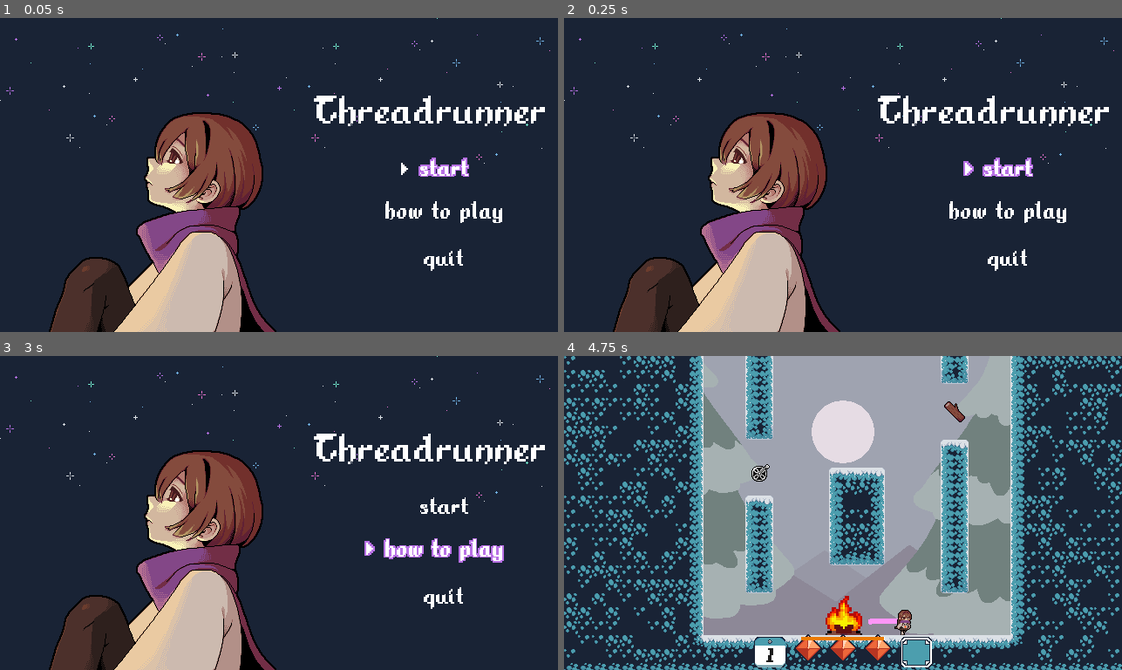
Above: before the commit, frames 1-4 (two rows, left to right).
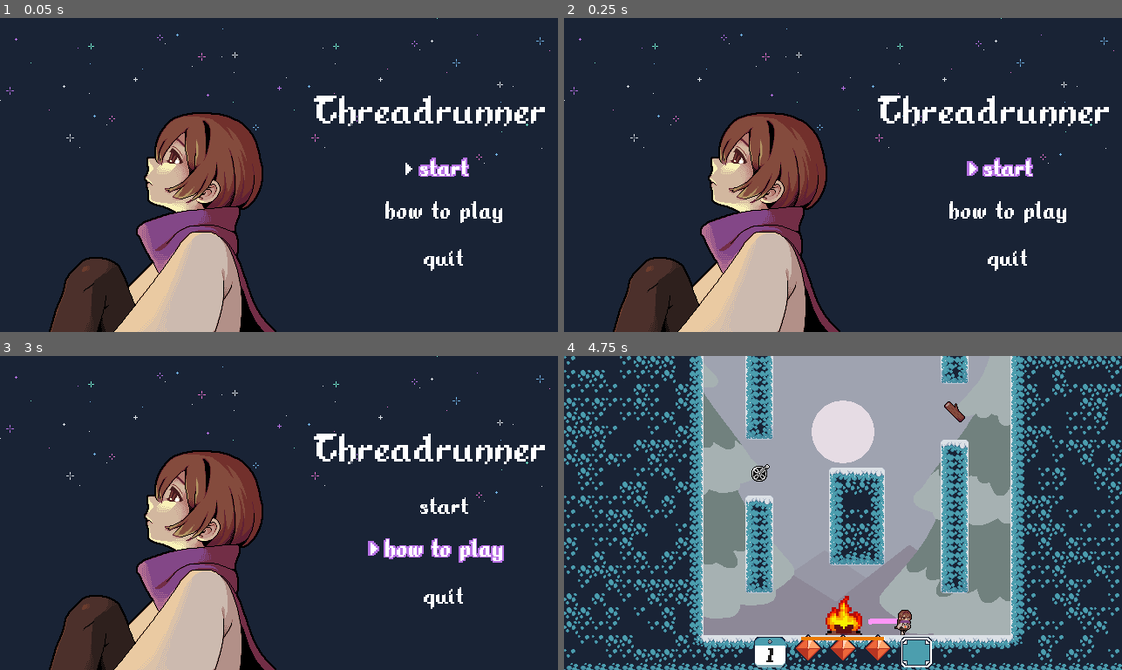
Above: after the commit, the same moments.

Repository: TheRealRaichu/speed-platformer-snake
Game: Godot game, scene res://scenes/scene_root.tscn
The game is run twice, just before and just after one commit, with the same random seed, the same clock (stepped at 60 frames per second) and the same inputs.
Inputs (mouse positions are in pixels of both pictures, inside the frame that each line leads up to):
- Up to frame 1 (0.05 s): no input
- Up to frame 2 (0.25 s): no input
- Up to frame 3 (3 s): tap Enter at 0.5 s; hold Right (move_right) 0.53-1.25 s; hold X (ability) 0.53-1.25 s; tap C (jump) at 0.77, 2.27 s; click (50, 629) at 1.25 s; hold Right (move_right) 2.03-2.78 s; tap 7 (add_blink) at 2.1 s; hold Left (move_left) from 2.78 s (still down); tap 6 (add_portfuel) at 2.85 s
- Up to frame 4 (4.75 s): tap Space at 3.5 s; release Left (move_left) at 3.53 s; hold Right (move_right) from 3.53 s (still down); tap 9 (add_reel) at 3.6 s; tap C (jump) at 3.77, 4.52 s; tap 8 (add_sugar) at 4.35 s

The runs differ from the first frame. In frame 1, less than 0.1% of the frame differs, in the area x 71-74%, y 46-50%; in frame 2, less than 0.1%, in the area x 71-75%, y 45-51%; in frame 3, less than 0.1%; in frame 4, nothing differs.

Commit message:
leaderboard
added new campfire sprite
began leaderboard implementation
missing register feature

Diff:
--- a/speed-platformer-snake/project.godot
+++ b/speed-platformer-snake/project.godot
@@ -35,6 +35,10 @@
 window/size/viewport_height=360
 window/size/resizable=false
 window/stretch/mode="canvas_items"
+
+[editor_plugins]
+
+enabled=PackedStringArray("res://addons/ui_builder/plugin.cfg")
 
 [input]
 
@@ -160,6 +164,11 @@
 "events": [Object(InputEventKey,"resource_local_to_scene":false,"resource_name":"","device":-1,"window_id":0,"alt_press …(191 unchanged characters)…
 ]
 }
+toggle_terminal={
+"deadzone": 0.2,
+"events": [Object(InputEventKey,"resource_local_to_scene":false,"resource_name":"","device":-1,"window_id":0,"alt_pressed":false,"shift_pressed":false,"ctrl_pressed":false,"meta_pressed":false,"pressed":false,"keycode":0,"physical_keycode":96,"key_label":0,"unicode":96,"location":0,"echo":false,"script":null)
+]
+}
 
 [layer_names]
 
--- a/speed-platformer-snake/scenes/base.tscn
+++ b/speed-platformer-snake/scenes/base.tscn
@@ -1,7 +1,7 @@
 [gd_scene format=3 uid="uid://dqcaa0bjtj5wh"]
 
 [ext_resource type="Script" uid="uid://d1moe7g1kvpgy" path="res://scripts/base.gd" id="1_pvqg0"]
-[ext_resource type="Texture2D" uid="uid://bpmo5qvtf6h7y" path="res://assets/environment/campfire/campfire_sprite_sheet.png" id="2_1xxg6"]
+[ext_resource type="Texture2D" uid="uid://bpmo5qvtf6h7y" path="res://assets/environment/campfire/campfire_sprite_sheet_old.png" id="2_1xxg6"]
 [ext_resource type="Texture2D" uid="uid://cndolw3585urh" path="res://assets/environment/campfire/blue_weak/000.png" id="5_b085t"]
 [ext_resource type="Texture2D" uid="uid://dmosbh2hifb7y" path="res://assets/environment/campfire/blue_weak/001.png" id="6_33mrd"]
 [ext_resource type="Texture2D" uid="uid://bu6o5yeg8k41p" path="res://assets/environment/campfire/blue_weak/002.png" id="7_aomoi"]
--- a/speed-platformer-snake/scenes/cursor.tscn
+++ b/speed-platformer-snake/scenes/cursor.tscn
@@ -1,6 +1,6 @@
 [gd_scene format=3 uid="uid://c2fqqr5mv6gl3"]
 
-[ext_resource type="Script" uid="uid://c54j37rcx0s7r" path="res://scenes/cursor.gd" id="1_ndevg"]
+[ext_resource type="Script" uid="uid://c54j37rcx0s7r" path="res://scripts/cursor.gd" id="1_ndevg"]
 [ext_resource type="Texture2D" uid="uid://b7cpeiux7hyrp" path="res://assets/UI/Buttons/arrow.png" id="1_s0nli"]
 [ext_resource type="Texture2D" uid="uid://c2r12834aj8mt" path="res://assets/UI/Buttons/arrow_alt.png" id="2_ndevg"]
 
@@ -20,16 +20,17 @@
 
 [node name="Cursor" type="Control" unique_id=894841464]
 layout_mode = 3
-anchors_preset = 0
-size_flags_horizontal = 4
-size_flags_vertical = 4
+anchor_bottom = 0.089
+offset_bottom = -0.040000916
+size_flags_horizontal = 6
+size_flags_vertical = 3
 script = ExtResource("1_ndevg")
 
 [node name="Cursor" type="AnimatedSprite2D" parent="." unique_id=1557875295]
-position = Vector2(0, 8)
+position = Vector2(0, 16)
 scale = Vector2(1.3333334, 1.1999999)
 sprite_frames = SubResource("SpriteFrames_n5qf0")
 animation = &"idle"
 autoplay = "idle"
 frame_progress = 0.8489118
-offset = Vector2(6, 10)
+offset = Vector2(-4.5, -9.536743e-07)
--- a/speed-platformer-snake/scenes/game_over.tscn
+++ b/speed-platformer-snake/scenes/game_over.tscn
@@ -7,12 +7,13 @@
 [ext_resource type="PackedScene" uid="uid://cl3b08io2yaoi" path="res://scenes/menu_button.tscn" id="4_racf3"]
 [ext_resource type="Texture2D" uid="uid://hp7yvx56h3tr" path="res://assets/UI/Buttons/try_again_alt.png" id="6_uq3qu"]
 [ext_resource type="Texture2D" uid="uid://diri7yqpu0mc5" path="res://assets/UI/Buttons/quit.png" id="7_0p6qk"]
+[ext_resource type="Texture2D" uid="uid://jtriyh3wgchk" path="res://assets/UI/Buttons/continue.png" id="7_8bugq"]
 [ext_resource type="Texture2D" uid="uid://dpm31yynu8u2d" path="res://assets/UI/Buttons/quit_alt.png" id="8_s4bmq"]
 
 [sub_resource type="StyleBoxFlat" id="StyleBoxFlat_wqhvx"]
 bg_color = Color(0.6, 0.6, 0.6, 0)
 
-[node name="game over" type="Control" unique_id=972485002 node_paths=PackedStringArray("restart_button", "quit_button", "score_label")]
+[node name="game over" type="Control" unique_id=972485002 node_paths=PackedStringArray("restart_button", "leaderboard_button", "quit_button", "days_label", "score_label")]
 layout_mode = 3
 anchors_preset = 15
 anchor_right = 1.0
@@ -21,8 +22,10 @@
 grow_vertical = 2
 script = ExtResource("1_xeevv")
 restart_button = NodePath("PanelContainer/VBoxContainer/TryAgain")
+leaderboard_button = NodePath("PanelContainer/VBoxContainer/Leaderboard")
 quit_button = NodePath("PanelContainer/VBoxContainer/Quit")
-score_label = NodePath("ScoreLabel")
+days_label = NodePath("Labels/DaysLabel")
+score_label = NodePath("Labels/ScoreLabel")
 
 [node name="screen" type="TextureRect" parent="." unique_id=1803868711]
 layout_mode = 0
@@ -30,22 +33,31 @@
 offset_bottom = 40.0
 texture = ExtResource("2_wawo4")
 
-[node name="ScoreLabel" type="Label" parent="." unique_id=308046036]
+[node name="Labels" type="VBoxContainer" parent="." unique_id=442547616]
 layout_mode = 0
-offset_left = 24.0
+offset_left = 48.0
 offset_top = 168.0
-offset_right = 280.0
-offset_bottom = 191.0
+offset_right = 256.0
+offset_bottom = 208.0
+
+[node name="DaysLabel" type="Label" parent="Labels" unique_id=434941331]
+layout_mode = 2
 theme = ExtResource("2_wqhvx")
 text = "days survived: 0"
+horizontal_alignment = 1
+
+[node name="ScoreLabel" type="Label" parent="Labels" unique_id=308046036]
+layout_mode = 2
+theme = ExtResource("2_wqhvx")
+text = "score: 0"
 horizontal_alignment = 1
 
 [node name="PanelContainer" type="PanelContainer" parent="." unique_id=1840598803]
 z_index = 8
 layout_mode = 0
-offset_left = 112.0
+offset_left = 116.0
 offset_top = 216.0
-offset_right = 208.0
+offset_right = 252.0
 offset_bottom = 307.0
 scale = Vector2(0.5, 0.5)
 theme_override_styles/panel = SubResource("StyleBoxFlat_wqhvx")
@@ -60,10 +72,15 @@
 texture_normal = ExtResource("4_56v3a")
 texture_focused = ExtResource("6_uq3qu")
 
+[node name="Leaderboard" parent="PanelContainer/VBoxContainer" unique_id=1044529896 instance=ExtResource("4_racf3")]
+layout_mode = 2
+texture_normal = ExtResource("7_8bugq")
+
 [node name="Quit" parent="PanelContainer/VBoxContainer" unique_id=1033426083 instance=ExtResource("4_racf3")]
 layout_mode = 2
 texture_normal = ExtResource("7_0p6qk")
 texture_focused = ExtResource("8_s4bmq")
 
 [connection signal="pressed" from="PanelContainer/VBoxContainer/TryAgain" to="." method="_on_try_again_pressed"]
+[connection signal="pressed" from="PanelContainer/VBoxContainer/Leaderboard" to="." method="_on_leaderboard_pressed"]
 [connection signal="pressed" from="PanelContainer/VBoxContainer/Quit" to="." method="_on_quit_pressed"]
--- /dev/null
+++ b/speed-platformer-snake/scenes/leaderboard.tscn
@@ -0,0 +1,134 @@
+[gd_scene format=3 uid="uid://cm4s87ov2b6sg"]
+
+[ext_resource type="Theme" uid="uid://c7qmg3irhyxb7" path="res://assets/font/quicktheme.tres" id="1_mrg81"]
+[ext_resource type="Script" uid="uid://booofuu6qa543" path="res://scenes/leaderboard_ui.gd" id="1_wgq7h"]
+[ext_resource type="Script" uid="uid://chvj6cv51xqgu" path="res://scripts/leaderboard.gd" id="2_8lgqg"]
+[ext_resource type="PackedScene" uid="uid://b8efbsgkac1ws" path="res://scenes/leaderboard_entry.tscn" id="3_e4dr1"]
+
+[node name="Leaderboard" type="Control" unique_id=631310220 node_paths=PackedStringArray("entries", "register_score_button")]
+layout_mode = 3
+anchors_preset = 15
+anchor_right = 1.0
+anchor_bottom = 1.0
+offset_left = 160.0
+offset_top = 16.0
+offset_right = -160.0
+offset_bottom = -16.0
+grow_horizontal = 2
+grow_vertical = 2
+script = ExtResource("1_wgq7h")
+leaderboard_script = ExtResource("2_8lgqg")
+leaderboard_entry_scene = ExtResource("3_e4dr1")
+entries = NodePath("Leaderboard Body/entries")
+register_score_button = NodePath("Leaderboard Footer/register score button")
+
+[node name="Leaderboard Header" type="Control" parent="." unique_id=1256077477]
+anchors_preset = 0
+offset_right = 320.0
+offset_bottom = 32.0
+size_flags_vertical = 3
+size_flags_stretch_ratio = 1.7
+
+[node name="header back" type="ColorRect" parent="Leaderboard Header" unique_id=1776927161]
+layout_mode = 1
+anchors_preset = 15
+anchor_right = 1.0
+anchor_bottom = 1.0
+grow_horizontal = 2
+grow_vertical = 2
+color = Color(0.308, 0.3483333, 0.55, 1)
+
+[node name="Label" type="Label" parent="Leaderboard Header/header back" unique_id=1178971878]
+layout_mode = 1
+anchors_preset = -1
+anchor_right = 1.0
+anchor_bottom = 1.0
+offset_left = 63.99997
+offset_right = -64.0
+text = "LEADERBOARD"
+horizontal_alignment = 1
+vertical_alignment = 1
+
+[node name="Leaderboard Body" type="Control" parent="." unique_id=633130644]
+anchors_preset = 0
+offset_top = 32.0
+offset_right = 320.0
+offset_bottom = 296.0
+size_flags_vertical = 3
+size_flags_stretch_ratio = 14.0
+
+[node name="ColorRect" type="ColorRect" parent="Leaderboard Body" unique_id=659860296]
+layout_mode = 0
+offset_right = 320.0
+offset_bottom = 264.0
+color = Color(0.18480001, 0.20899999, 0.33, 1)
+
+[node name="entries" type="VBoxContainer" parent="Leaderboard Body" unique_id=1940528375]
+layout_mode = 0
+offset_left = 32.0
+offset_top = 8.0
+offset_right = 288.0
+offset_bottom = 256.0
+
+[node name="Leaderboard Footer" type="Control" parent="." unique_id=600853078]
+anchors_preset = 0
+offset_top = 296.0
+offset_right = 320.0
+offset_bottom = 328.0
+size_flags_vertical = 3
+size_flags_stretch_ratio = 1.65
+
+[node name="ColorRect" type="ColorRect" parent="Leaderboard Footer" unique_id=1216965766]
+layout_mode = 1
+anchors_preset = -1
+anchor_right = 1.0
+anchor_bottom = 1.0
+grow_horizontal = 2
+color = Color(0.30980393, 0.34901962, 0.54901963, 1)
+
+[node name="close" type="Button" parent="Leaderboard Footer" unique_id=530795802]
+layout_mode = 1
+anchors_preset = -1
+anchor_right = 1.0
+anchor_bottom = 1.0
+offset_left = 136.0
+offset_top = 4.0
+offset_right = -136.0
+offset_bottom = -4.0
+theme = ExtResource("1_mrg81")
+text = "close"
+
+[node name="prev" type="Button" parent="Leaderboard Footer" unique_id=1067580732]
+layout_mode = 0
+offset_left = 4.0
+offset_top = 4.0
+offset_right = 44.0
+offset_bottom = 28.0
+theme = ExtResource("1_mrg81")
+theme_override_font_sizes/font_size = 16
+text = "prev"
+
+[node name="next" type="Button" parent="Leaderboard Footer" unique_id=663531098]
+layout_mode = 0
+offset_left = 48.0
+offset_top = 4.0
+offset_right = 88.0
+offset_bottom = 28.0
+theme = ExtResource("1_mrg81")
+theme_override_font_sizes/font_size = 16
+text = "next"
+
+[node name="register score button" type="Button" parent="Leaderboard Footer" unique_id=639173196]
+layout_mode = 0
+offset_left = 224.0
+offset_top = 4.0
+offset_right = 312.0
+offset_bottom = 28.0
+theme = ExtResource("1_mrg81")
+theme_override_font_sizes/font_size = 15
+disabled = true
+text = "register score"
+
+[connection signal="pressed" from="Leaderboard Footer/prev" to="." method="previous_page"]
+[connection signal="pressed" from="Leaderboard Footer/next" to="." method="next_page"]
+[connection signal="pressed" from="Leaderboard Footer/register score button" to="." method="register_score"]
--- /dev/null
+++ b/speed-platformer-snake/scenes/leaderboard_entry.gd
@@ -0,0 +1,12 @@
+extends HBoxContainer
+class_name LeaderboardEntry
+
+@export var player_name_label : Label
+@export var player_score_label : Label
+
+var player_name : String
+var player_score : int
+
+func _ready() -> void:
+	player_name_label.text = player_name
+	player_score_label.text = str(player_score)
--- /dev/null
+++ b/speed-platformer-snake/scenes/leaderboard_entry.tscn
@@ -0,0 +1,25 @@
+[gd_scene format=3 uid="uid://b8efbsgkac1ws"]
+
+[ext_resource type="Theme" uid="uid://c7qmg3irhyxb7" path="res://assets/font/quicktheme.tres" id="1_dw4eb"]
+[ext_resource type="Script" uid="uid://dphj8xr7uekto" path="res://scenes/leaderboard_entry.gd" id="1_l8es1"]
+
+[node name="leaderboard entry" type="HBoxContainer" unique_id=805614273 node_paths=PackedStringArray("player_name_label", "player_score_label")]
+offset_right = 256.0
+offset_bottom = 40.0
+script = ExtResource("1_l8es1")
+player_name_label = NodePath("player name")
+player_score_label = NodePath("player score")
+
+[node name="player name" type="Label" parent="." unique_id=1574838260]
+layout_mode = 2
+size_flags_horizontal = 2
+theme = ExtResource("1_dw4eb")
+theme_override_font_sizes/font_size = 32
+text = "PLAYER"
+
+[node name="player score" type="Label" parent="." unique_id=355078560]
+layout_mode = 2
+size_flags_horizontal = 10
+theme = ExtResource("1_dw4eb")
+theme_override_font_sizes/font_size = 32
+text = "10000"
--- /dev/null
+++ b/speed-platformer-snake/scenes/leaderboard_ui.gd
@@ -0,0 +1,64 @@
+extends Control
+
+# exports
+@export var leaderboard_script : Script
+@export var leaderboard_entry_scene : PackedScene
+var leaderboard : Leaderboard # for instantiated script
+@export var entries : VBoxContainer
+@export var register_score_button : Button
+
+# leaderboard display
+const DISPLAY_PER_PAGE := 7
+var current_page := 0
+
+# score registration
+var earned_score : int
+const MAX_CHARACTERS = 7
+
+
+func _ready() -> void:
+	# enable score register if score is there
+	if earned_score > 0:
+		register_score_button.disabled = false
+	initialize_leaderboard_script()
+	display_leaderboard()
+
+func initialize_leaderboard_script():
+	leaderboard = leaderboard_script.new()
+	add_child(leaderboard)
+
+func display_leaderboard(page : int = 0):
+	current_page = page
+	clear_entries()
+
+	var score_data = leaderboard.get_score_data() as Dictionary
+	var all_keys = score_data.keys()
+	# slice boundaries
+	var start_index = current_page * DISPLAY_PER_PAGE
+	var end_index = min(start_index + DISPLAY_PER_PAGE, len(all_keys))
+
+	for i in range(start_index, end_index):
+		var player_name = all_keys[i]
+
+		var leaderboard_entry_inst = leaderboard_entry_scene.instantiate()
+		leaderboard_entry_inst.player_name = player_name
+		leaderboard_entry_inst.player_score = score_data[player_name]
+		entries.add_child(leaderboard_entry_inst)
+
+func next_page() -> void:
+	if current_page + 1 < get_page_count():
+		display_leaderboard(current_page + 1)
+
+func previous_page() -> void:
+	if current_page > 0:
+		display_leaderboard(current_page - 1)
+
+func clear_entries():
+	for child in entries.get_children():
+		child.queue_free()
+
+func get_page_count() -> int:
+	return (len((leaderboard.get_score_data().keys())) + (DISPLAY_PER_PAGE-1))/DISPLAY_PER_PAGE
+
+func register_score() -> void:
+	pass
--- a/speed-platformer-snake/scenes/menu_button.tscn
+++ b/speed-platformer-snake/scenes/menu_button.tscn
@@ -4,9 +4,13 @@
 [ext_resource type="PackedScene" uid="uid://c2fqqr5mv6gl3" path="res://scenes/cursor.tscn" id="2_fpmxc"]
 
 [node name="MenuButton" type="TextureButton" unique_id=1044529896]
+anchors_preset = -1
+anchor_right = 0.112
+anchor_bottom = 0.089
 offset_left = 8.0
-offset_right = 72.0
-offset_bottom = 40.0
+offset_right = 0.3199997
+offset_bottom = -0.040000916
+pivot_offset = Vector2(-8, 16)
 size_flags_horizontal = 6
 size_flags_vertical = 3
 mouse_filter = 2
@@ -14,13 +18,13 @@
 script = ExtResource("1_xsssc")
 
 [node name="Cursor" parent="." unique_id=894841464 instance=ExtResource("2_fpmxc")]
-layout_mode = 0
-offset_left = -28.0
-offset_top = -4.0
-offset_right = -28.0
-offset_bottom = -4.0
-size_flags_horizontal = 0
-size_flags_vertical = 0
+layout_mode = 1
+anchors_preset = 9
+anchor_bottom = 1.0
+offset_left = -8.0
+offset_bottom = 0.0
+grow_vertical = 2
+pivot_offset = Vector2(0, 16)
 
 [connection signal="focus_entered" from="." to="." method="_on_focus_entered"]
 [connection signal="focus_exited" from="." to="." method="_on_focus_exited"]
--- a/speed-platformer-snake/scripts/SceneManager.gd
+++ b/speed-platformer-snake/scripts/SceneManager.gd
@@ -23,7 +23,6 @@
 
 ## initialize game
 func _ready() -> void:
-	clear_child_scenes() # ensure no children
 	AudioManager.scenemanager = self # give audio manager reference
 	# load into main menu
 	main_menu()
--- a/speed-platformer-snake/scripts/game.gd
+++ b/speed-platformer-snake/scripts/game.gd
@@ -33,8 +33,6 @@
 			current_pause_menu.player = player
 			add_child(current_pause_menu)
 
-
-
 # have option to restart the game
 func game_over(): # called when campfire dies and by signal
 	player.die() # tell player to do death animation
--- a/speed-platformer-snake/scripts/game_over.gd
+++ b/speed-platformer-snake/scripts/game_over.gd
@@ -6,20 +6,31 @@
 
 # child reference
 @export var restart_button : UIButton
+@export var leaderboard_button : UIButton
 @export var quit_button : UIButton
+@export var days_label : Label
 @export var score_label : Label
+
+@export var leaderboard_scene : PackedScene
 
 func _ready() -> void:
 	display_score() # display score of game
 	restart_button.grab_focus() # restart button takes focus for key navigation
 
+func display_days():
+	score_label.text = "days survived: " + str(Globals.day_count - 1)
+
 func display_score():
-	score_label.text = "days survived: " + str(Globals.score - 1)
+	score_label.text = "score: " + str(Globals.score - 1)
 
 ## Restarts game
 func _on_try_again_pressed() -> void:
 	scene_manager.start_game()
 
+## Opens leaderboard menu
+func _on_leaderboard_pressed() -> void:
+	pass # Replace with function body.
+
 ## Quits to Main Menu
 func _on_quit_pressed() -> void:
 	scene_manager.main_menu()
--- /dev/null
+++ b/speed-platformer-snake/scripts/leaderboard.gd
@@ -0,0 +1,58 @@
+extends Node
+class_name Leaderboard
+
+var score_data : Dictionary = {}
+
+var leaderboard_file := ConfigFile.new()
+const leaderboard_filepath := "user://scores.cfg"
+
+func _ready() -> void:
+	_open_file()
+
+	#test_add_entries()
+
+	_load_leaderboard_data() # load data into score_data
+
+func _open_file() -> bool:
+	var err = leaderboard_file.load(leaderboard_filepath) # load leaderboard onto file
+	# return integrity
+	return err == OK
+
+## loads leaderboard data into a local dictionary
+func _load_leaderboard_data():
+	for player in leaderboard_file.get_sections():
+		var player_name = leaderboard_file.get_value(player, "player_name")
+		var player_score = leaderboard_file.get_value(player, "player_score")
+		score_data[player_name] = player_score
+
+## add a leaderboard entry based on a name
+func add_leaderboard_entry(player_name : String, score : int):
+	# try to get section from player name
+	var section = _get_section_from_key(player_name)
+	if section == null: # if player isn't registered yet
+		section = _get_new_section()
+	# add entry
+	leaderboard_file.set_value(section, player_name, score)
+
+## gets a unique section ID for new registers
+func _get_new_section():
+	# sections are titled 'Player[section_number]'
+	# a new section would have a new number on increment
+	var section_count := len(leaderboard_file.get_sections())
+	return "Player" + str(section_count + 1) # 'Player#'
+
+## find a section ID from a player name or returns null
+func _get_section_from_key(player_name) -> Variant:
+	for section in leaderboard_file.get_sections():
+		if leaderboard_file.has_section_key(section, player_name):
+			return section
+	# section not found
+	return null
+
+func get_score_data() -> Dictionary:
+	return score_data
+
+func test_add_entries():
+	for i in range(50):
+		leaderboard_file.set_value("Player" + str(i), "player_name", str(i))
+		leaderboard_file.set_value("Player" + str(i), "player_score", str(i))
Binary file changed: speed-platformer-snake/assets/environment/campfire/campfire_sprite_sheet.png
Binary file added: speed-platformer-snake/assets/environment/campfire/campfire_sprite_sheet_old.png
Not shown, changed: speed-platformer-snake/assets/environment/campfire/campfire_sprite_sheet_old.png.import
Not shown, added: speed-platformer-snake/scenes/leaderboard_entry.gd.uid
Not shown, added: speed-platformer-snake/scenes/leaderboard_ui.gd.uid
Renamed: speed-platformer-snake/scenes/cursor.gd -> speed-platformer-snake/scripts/cursor.gd
Renamed: speed-platformer-snake/scenes/cursor.gd.uid -> speed-platformer-snake/scripts/cursor.gd.uid
Not shown, added: speed-platformer-snake/scripts/leaderboard.gd.uid
Not shown, added: speed-platformer-snake/scenes/leaderboard.tscn10549281198.tmp
Not shown, added: speed-platformer-snake/scenes/leaderboard.tscn10983042267.tmp
Not shown, added: speed-platformer-snake/scenes/scene_root.tscn5439808206.tmp
Not shown, added: speed-platformer-snake/scenes/scene_root.tscn5578139010.tmp
(and 1 more such lines)
